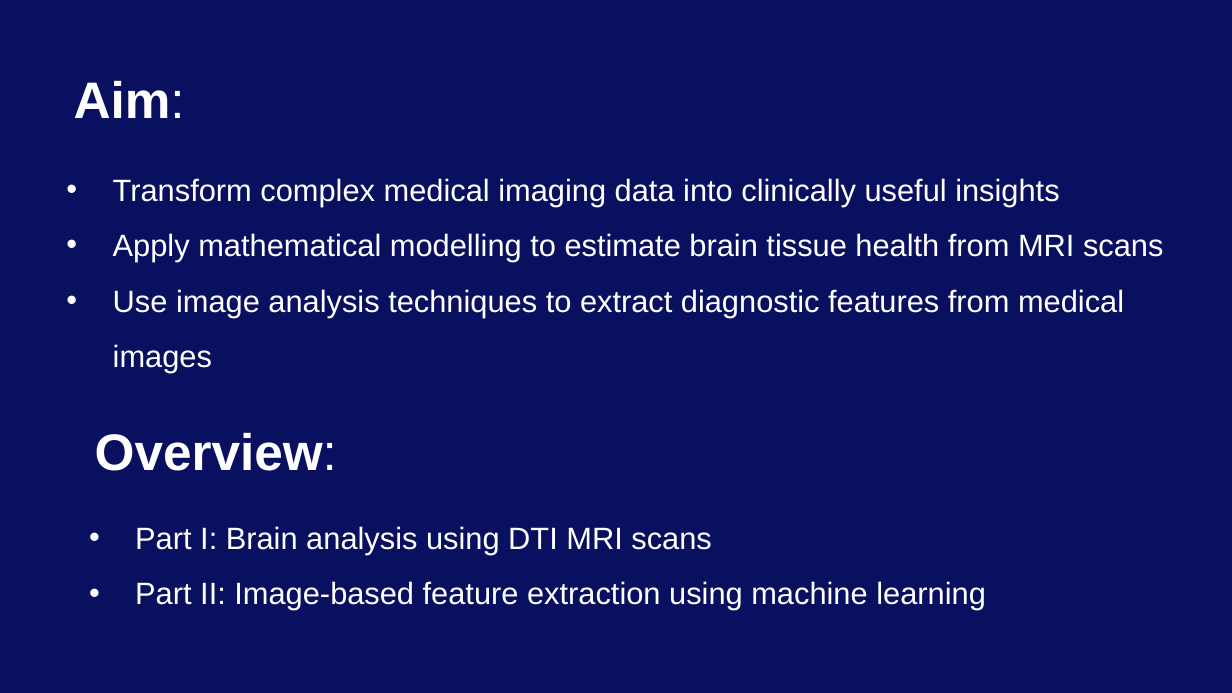
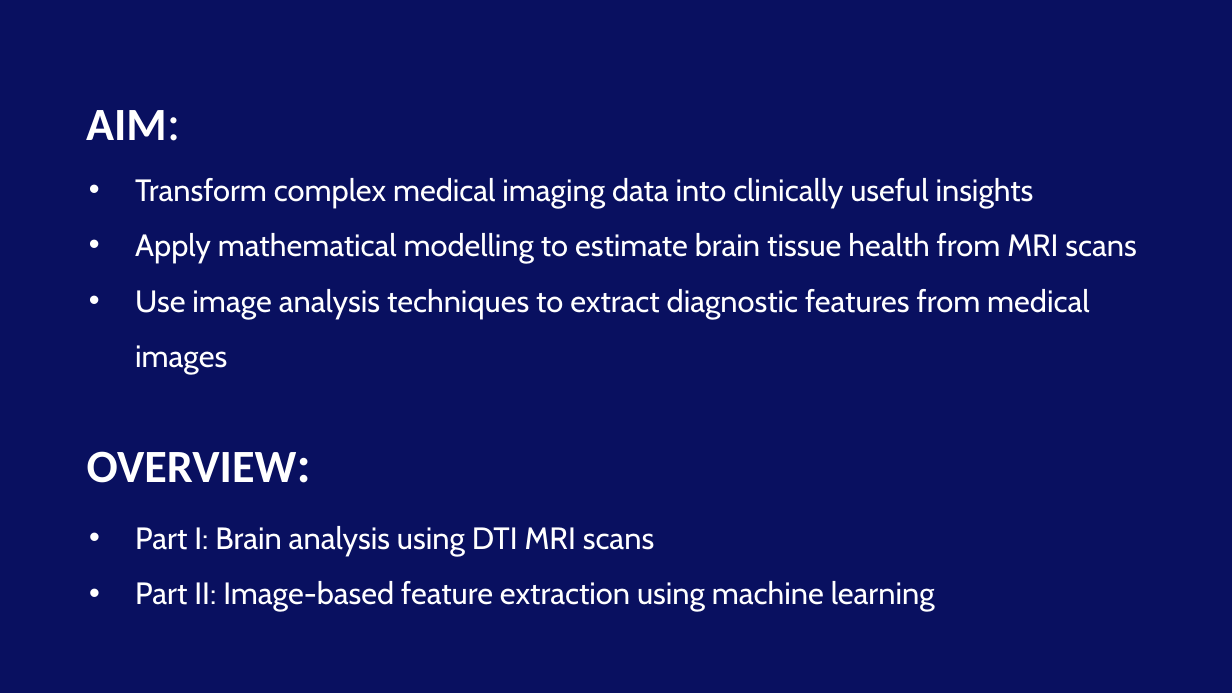
Before and after one commit to Neepa04/MXB201Group15, a slide deck: slide 2 of Report/Presentation.pptx. Drawn at 1232x693 pixels with LibreOffice and Linux fonts; fonts in the diff are those of the drawing; background and template pictures are left out. Boxes give left, top, right and bottom in pixels: in the first picture for what was removed or moved away, otherwise in the second. Text is boxed around its words. In the diff, an @@ line names an element or a change of style, - is before the commit and + after.

Commit message:
Improved formatting and grammar for all existing work in Part1
For professionalism and aesthetics

```diff
--- a/Report/Presentation.pptx
+++ b/Report/Presentation.pptx
@@ text at (86,110,167,140): text changed; size 40 to 36 pt; font Arial to Calibri @@
-Aim:
+AIM:
@@ text "Transform complex medical imaging data ..." at (135,178,1137,318): font Arial to Cabin @@
@@ text "Transform complex medical imaging data ...": place and size @@
-text "Transform complex medical imaging data ..." at (113,178,1163,373)
+text "Transform complex medical imaging data ..." at (135,178,1137,318)
@@ text at (87,451,297,483): text changed; size 40 to 36 pt; font Arial to Calibri @@
-Overview:
+OVERVIEW:
@@ text "Part I: Brain analysis using ..." at (135,526,935,611): font Arial to Cabin @@
```
Also in this commit, not shown: 2 other slides changed.
